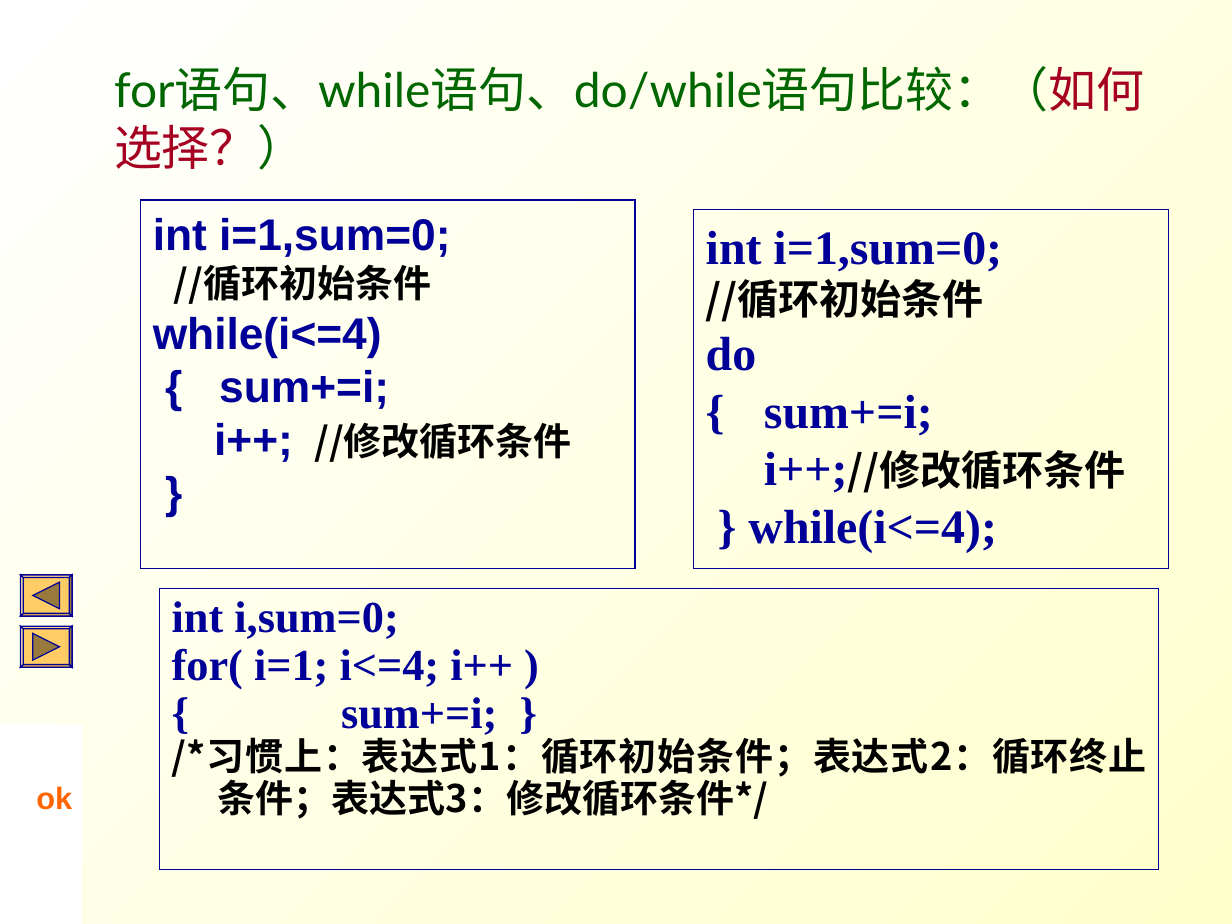
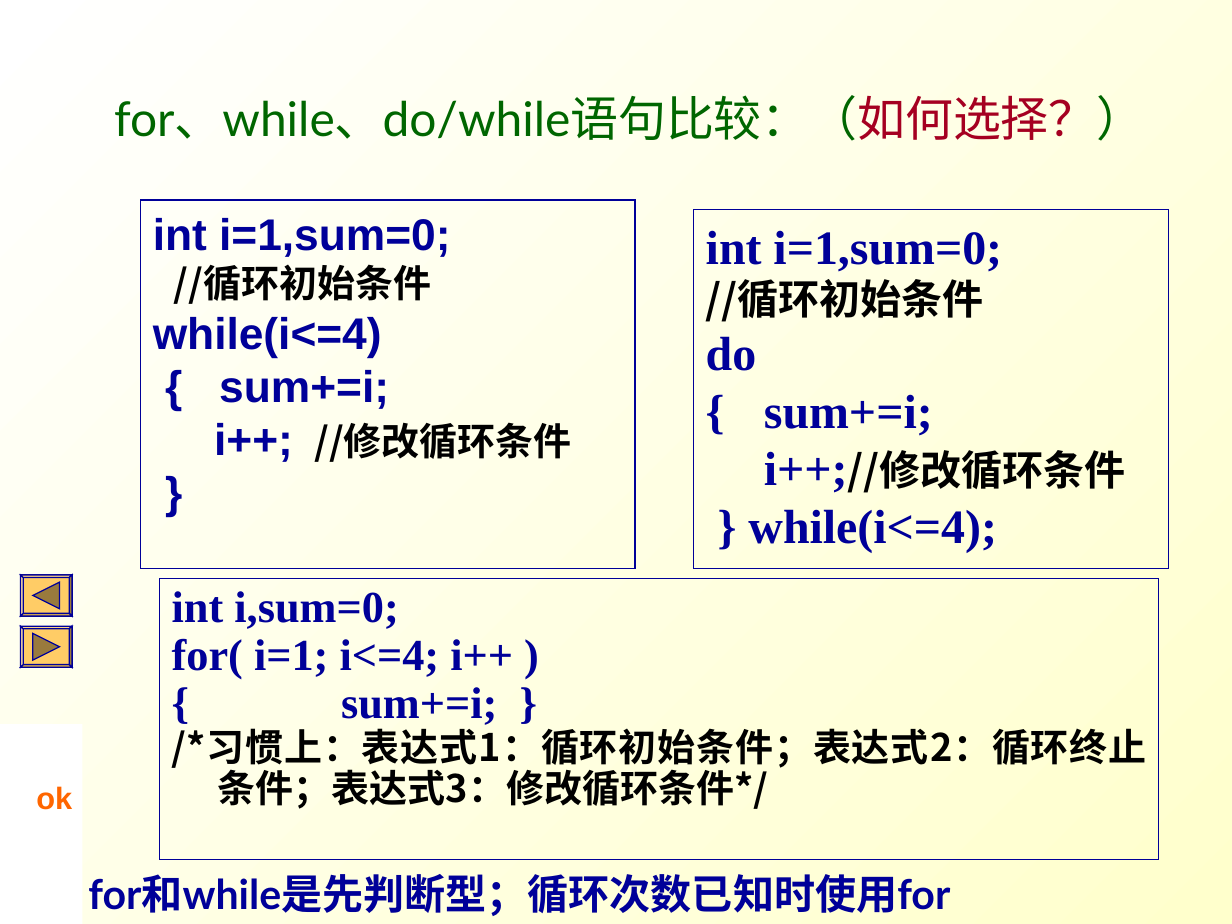
Before and after one commit to Changhe160/Changhe160.github.io, a slide deck: slide 32 of teachingRes/Cplusplus/unit02控制结构.ppt (slide 33 before the commit). Drawn at 1232x924 pixels with LibreOffice and Linux fonts; fonts in the diff are those of the drawing. Boxes give left, top, right and bottom in pixels: in the first picture for what was removed or moved away, otherwise in the second. Text is boxed around its words. In the diff, an @@ line names an element or a change of style, - is before the commit and + after.

Commit message:
updated

```diff
--- a/teachingRes/Cplusplus/unit02控制结构.ppt
+++ b/teachingRes/Cplusplus/unit02控制结构.ppt
@@ title at (x1=114, y1=95, x2=1145, y2=141): text changed @@
-for语句、while语句、do/while语句比较：（如何选择？）
+for、while、do/while语句比较：（如何选择？）
@@ rectangle "int i,sum=0;" moved from (x1=160, y1=588, x2=1159, y2=869) to (x1=160, y1=578, x2=1159, y2=859) @@
@@ text added at (x1=88, y1=874, x2=950, y2=916), 24 pt, text #000099, bold @@
+for和while是先判断型；循环次数已知时使用for
```
Also in this commit, not shown: 7 other slides changed, 2 slides removed.
